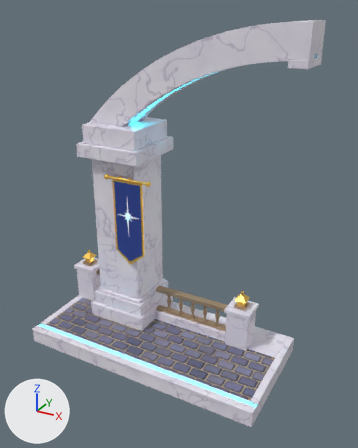
Two versions of the Blender file assets/lobby/blend/01_marble_arch.blend, one commit apart.
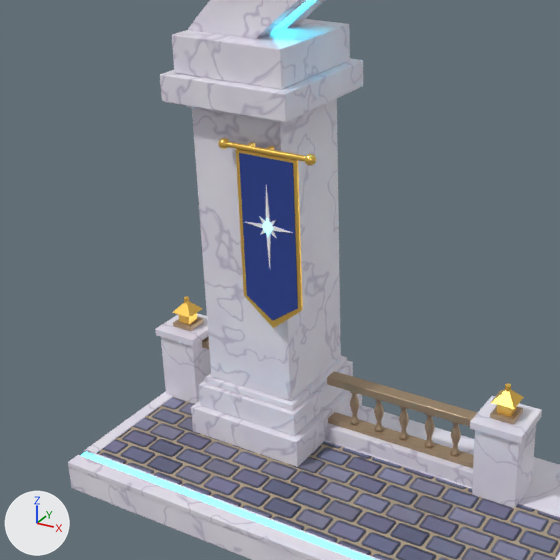
There are two pictures of each version: one whole from a 50 mm camera at (23.4, -32.5, 26.6) aimed at (6.1, -1.1, 10.9), one close up on the part from 0% to 75% of the width and 24% to 84% of the height. The lights are fixed; the arrows at lower left show +X, +Y and +Z. The last two pictures show the newer version.

The scene before the commit, as lines of its bpy script (objects in view):
```python
ob_arch_bannercloth = bpy.data.objects.new('ARCH_BannerCloth', me_arch_bannercloth)
ob_arch_bannercloth.location = (1.7, -1.62, 13.78)
ob_arch_bannerfinial_l = bpy.data.objects.new('ARCH_BannerFinial_L', me_arch_bannerfinial_l)
ob_arch_bannerfinial_l.location = (-0.27, -1.62, 13.9)
ob_arch_bannerfinial_r = bpy.data.objects.new('ARCH_BannerFinial_R', me_arch_bannerfinial_r)
ob_arch_bannerfinial_r.location = (3.67, -1.62, 13.9)
ob_arch_bannergemfront = bpy.data.objects.new('ARCH_BannerGemFront', me_arch_bannergemfront)
ob_arch_bannergemfront.location = (1.7, -1.77, 10.82)
ob_arch_bannerrod = bpy.data.objects.new('ARCH_BannerRod', me_arch_bannerrod)
ob_arch_bannerrod.location = (1.7, -1.62, 13.9)
ob_arch_bannerrod.rotation_euler = (0.0, 1.571, 0.0)  # degrees (0, 90, 0)
ob_arch_bannerstarfront = bpy.data.objects.new('ARCH_BannerStarFront', me_arch_bannerstarfront)
ob_arch_bannerstarfront.location = (1.7, -1.75, 10.82)
ob_arch_bannertrim = bpy.data.objects.new('ARCH_BannerTrim', me_arch_bannertrim)
ob_arch_bannertrim.location = (1.7, -1.62, 13.78)
ob_arch_postr_cap = bpy.data.objects.new('ARCH_PostR_Cap', me_arch_postr_cap)
ob_arch_postr_cap.location = (11.0, 0.9, 3.42)
# also in view: 'ARCH_SlabBase' at (4.5, -1.4, -0.7); 'ARCH_PostL_Body' at (-4.9, 0.9, 1.6); 'ARCH_ColCapital_1' at (0.0, 0.9, 15.9); 'ARCH_RailR_TopRail' at (6.4, 0.9, 3.0); 'ARCH_BorderStrip' at (4.5, -5.4, -0.1)
```
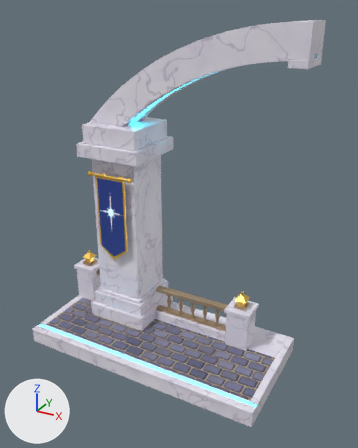
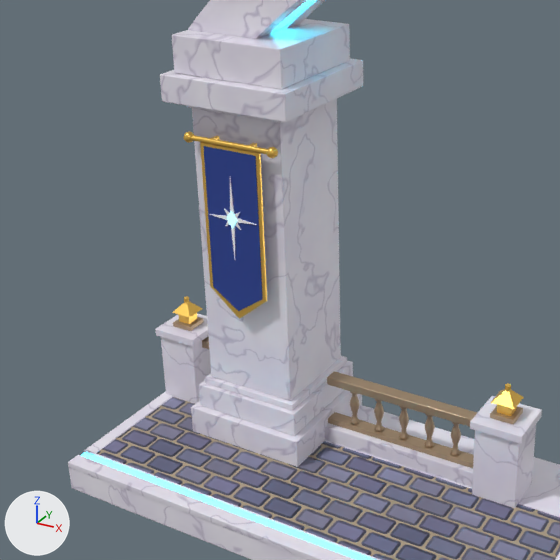
Boxes (x1, y1, x2, y2) around the edits, measured in the close-ups (560 x 560 px):
'ARCH_BannerCloth', moved: before (239, 153, 298, 320); after (203, 146, 262, 311)
'ARCH_BannerTrim', moved: before (236, 149, 303, 328); after (200, 142, 267, 319)
'ARCH_BannerRod', moved: before (226, 142, 305, 162); after (191, 135, 267, 154)
'ARCH_BannerStarFront', moved: before (245, 184, 293, 268); after (210, 178, 257, 259)
'ARCH_BannerFinial_R', moved: before (305, 154, 316, 166); after (266, 147, 278, 158)
'ARCH_BannerGemFront', moved: before (262, 219, 273, 236); after (227, 211, 237, 228)
'ARCH_BannerFinial_L', moved: before (218, 138, 229, 149); after (183, 131, 194, 143)

The change, as a list of edits to the scene's bpy script:
```text
Change ob_arch_bannertrim:
    ob_arch_bannertrim.location: (1.7, -1.62, 13.78) -> (0.0, -1.62, 13.78)
Change ob_arch_bannercloth:
    ob_arch_bannercloth.location: (1.7, -1.62, 13.78) -> (0.0, -1.62, 13.78)
Change ob_arch_bannerstarfront:
    ob_arch_bannerstarfront.location: (1.7, -1.75, 10.82) -> (0.0, -1.75, 10.82)
Change ob_arch_bannergemfront:
    ob_arch_bannergemfront.location: (1.7, -1.77, 10.82) -> (0.0, -1.77, 10.82)
Change ob_arch_bannerrod:
    ob_arch_bannerrod.location: (1.7, -1.62, 13.9) -> (0.0, -1.62, 13.9)
Change ob_arch_bannerfinial_l:
    ob_arch_bannerfinial_l.location: (-0.27, -1.62, 13.9) -> (-1.97, -1.62, 13.9)
Change ob_arch_bannerfinial_r:
    ob_arch_bannerfinial_r.location: (3.67, -1.62, 13.9) -> (1.97, -1.62, 13.9)
```
